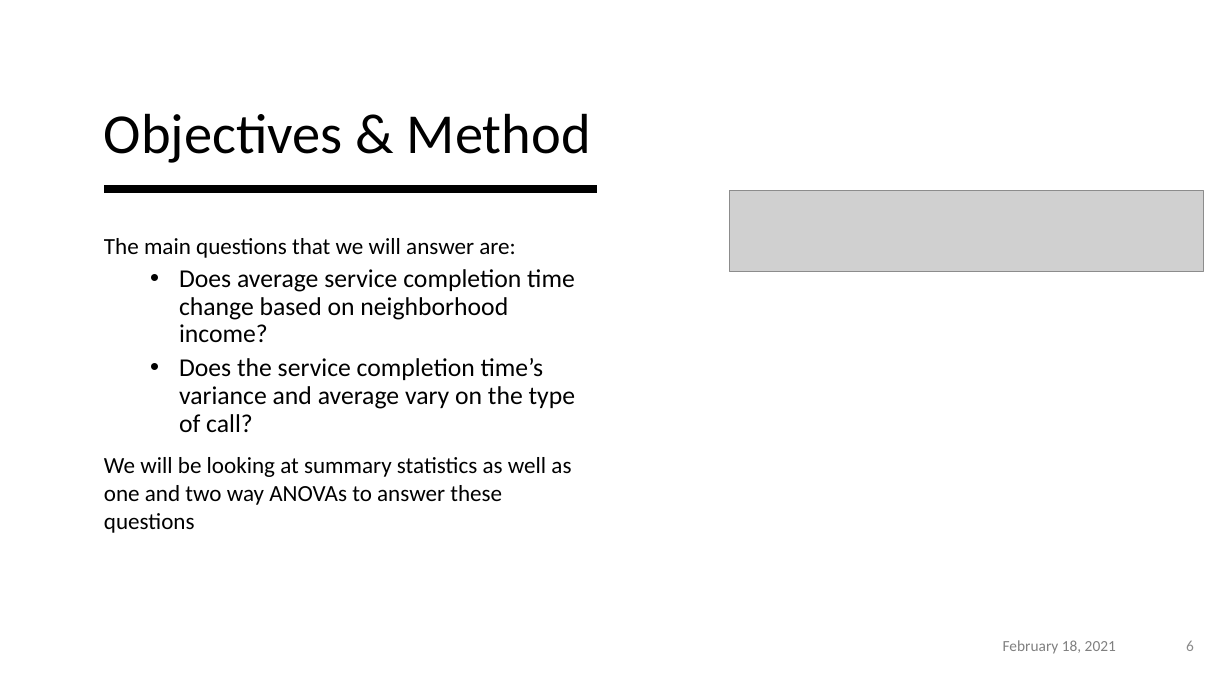
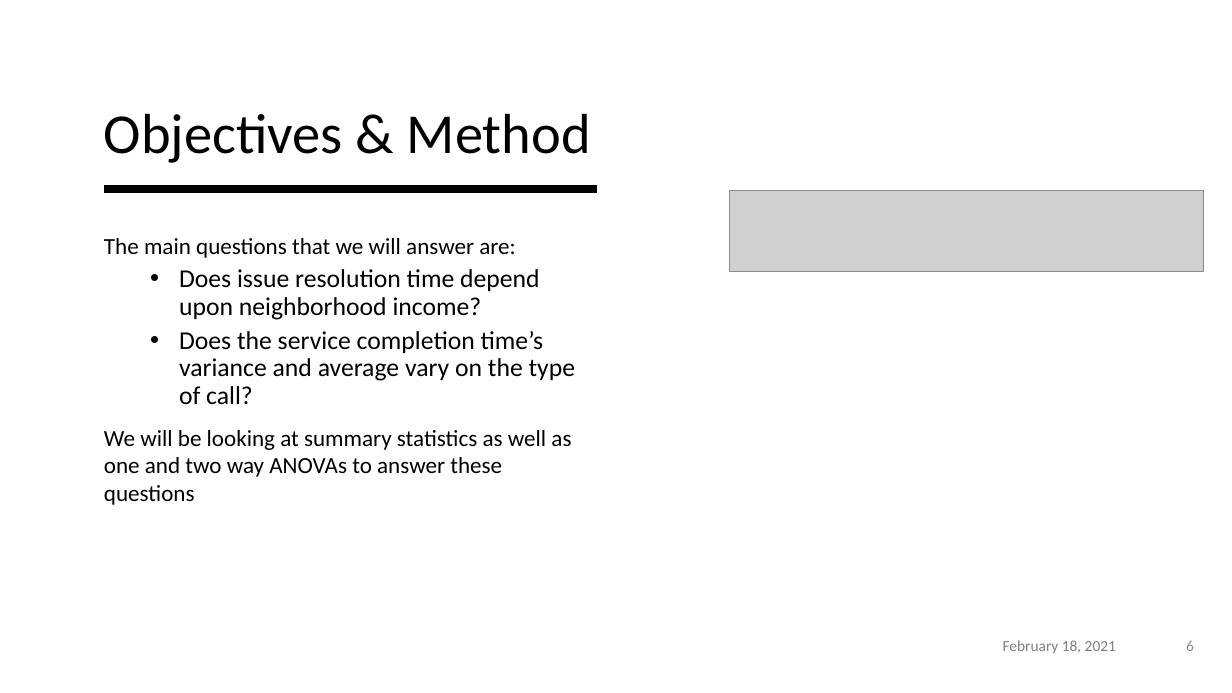
Before and after one commit to HarrTerr/GP1, a slide deck: slide 6 of Project_1.pptx. Drawn at 1232x693 pixels with LibreOffice and Linux fonts; fonts in the diff are those of the drawing; grey boxes stand for pictures. Boxes give left, top, right and bottom in pixels: in the first picture for what was removed or moved away, otherwise in the second. Text is boxed around its words. In the diff, an @@ line names an element or a change of style, - is before the commit and + after.

```diff
--- a/Project_1.pptx
+++ b/Project_1.pptx
@@ text at bbox=[179, 269, 540, 320]: text changed @@
-  • Does average service completion time change based on neighborhood income?
+  • Does issue resolution time depend upon neighborhood income?
```
Also in this commit, not shown: 4 other slides changed.
